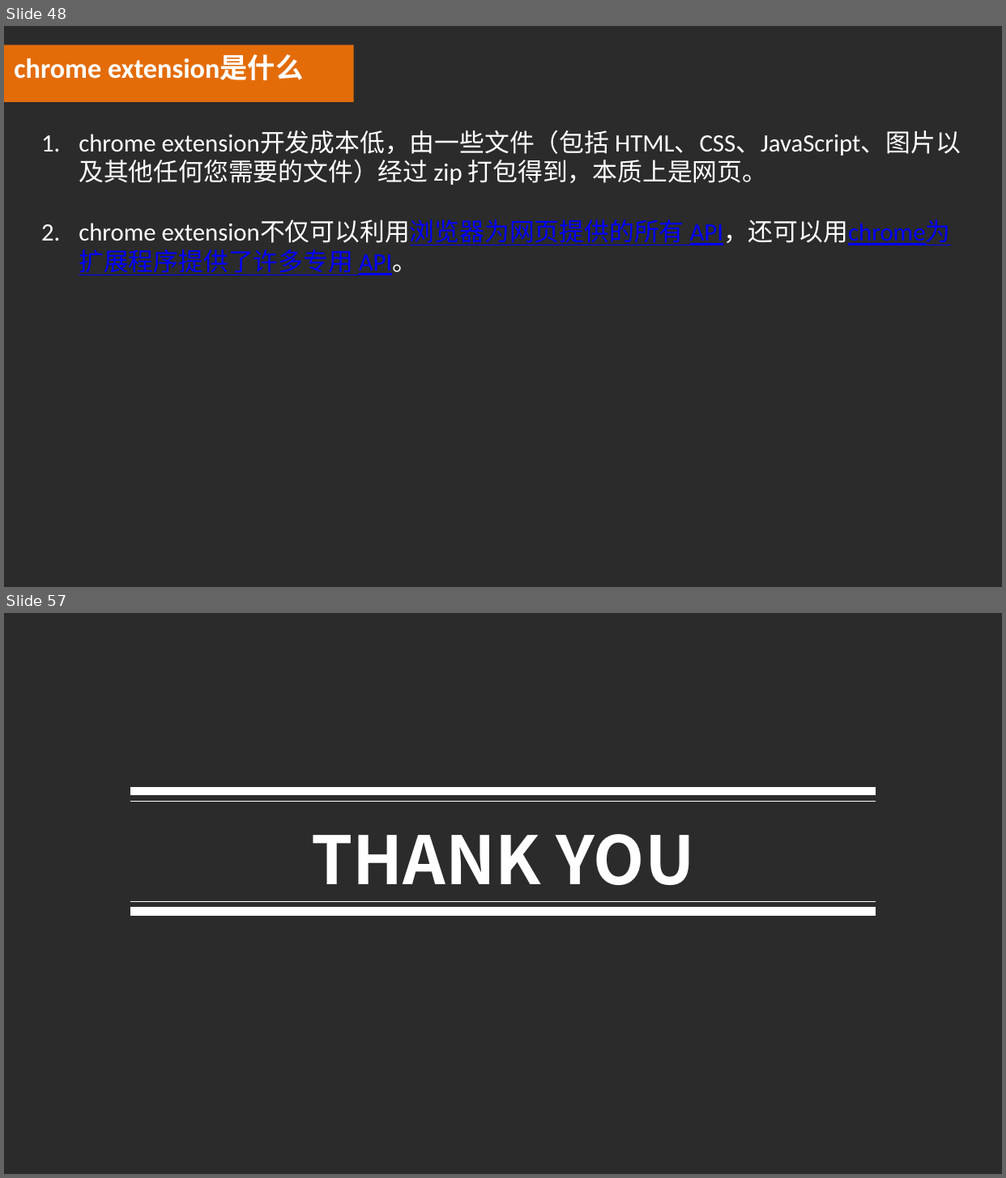
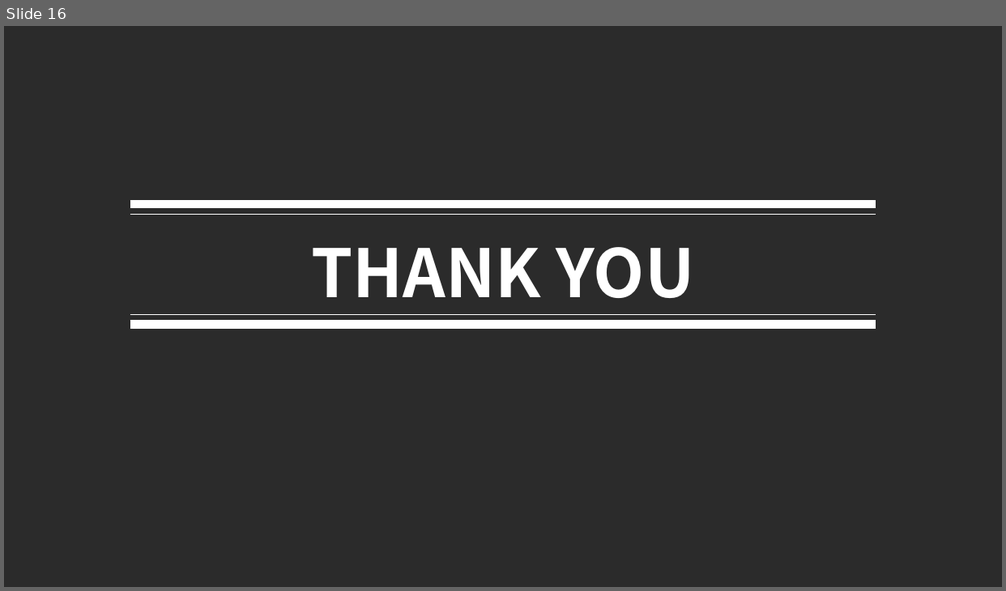
Before and after one commit to luke93h/git-blog, a slide deck: src/npm木马.pptx. Shown one above the other, each under a label of ours: slides 48 and 57 before the commit, slide 16 after it; the slides between them are not shown. The pictures are 1006x1178 and 1006x591 pixels, drawn with LibreOffice and Linux fonts; fonts in the diff are those of the drawing; background and template pictures are left out; a plain dark background stands for a picture behind light text. Boxes give left, top, right and bottom in pixels: in the first picture for what was removed or moved away, otherwise in the second. Text is boxed around its words. In the diff, an @@ line names an element or a change of style, - is before the commit and + after.

```diff
--- a/src/npm木马.pptx
+++ b/src/npm木马.pptx
@@ slide 48 removed at (x1=4, y1=26, x2=1002, y2=587), background picture (left out) @@
@@ rectangle removed at (x1=4, y1=45, x2=353, y2=102) @@
@@ text removed at (x1=14, y1=55, x2=303, y2=80) @@
-chrome extension是什么
@@ text removed at (x1=79, y1=130, x2=961, y2=275) @@
-1. chrome extension开发成本低，由一些文件（包括 HTML、CSS、JavaScript、图片以及其他任何您需要的文件）经过 zip 打包得到，本质上是网页。
-2. chrome extension不仅可以利用浏览器为网页提供的所有 API，还可以用chrome为扩展程序提供了许多专用 API。
@@ what was slide 57 is now slide 16 @@
```
Also in this commit, not shown: 2 slides changed, 8 slides added, 48 other slides removed.
